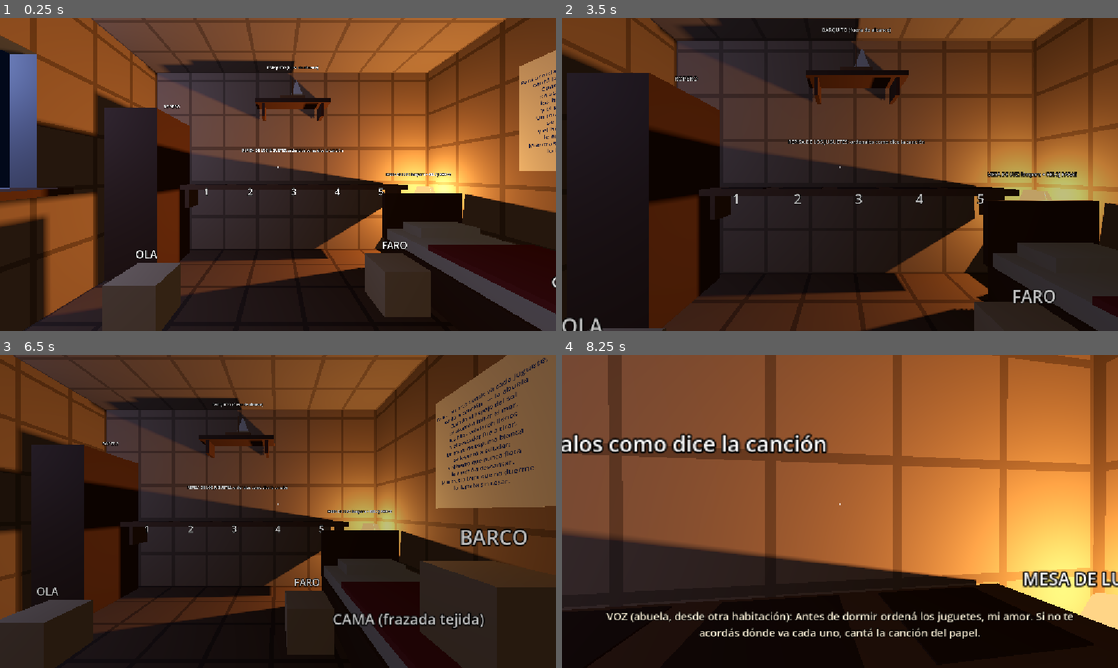
Above: before the commit, frames 1-4 (two rows, left to right).
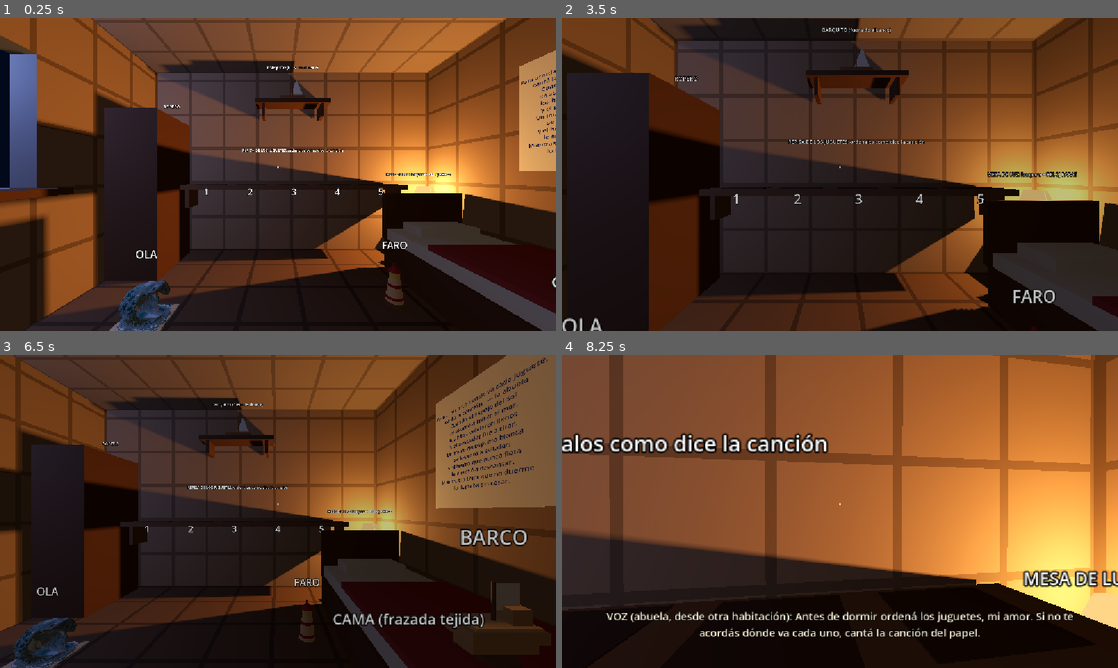
Above: after the commit, the same moments.

Repository: FacuWitt/tp_cved_juego
Game: Godot game, scene res://scenes/memories/m1_habitacion/m1_habitacion.tscn
Same seed, same stepped clock (60 frames per second), same inputs: the game is played once before the commit and once after it.
Inputs (mouse positions are in pixels of both pictures, inside the frame that each line leads up to):
- Up to frame 1 (0.25 s): no input
- Up to frame 2 (3.5 s): tap Enter at 0.5 s; move the mouse to (867, 174) at 0.52 s; hold E (interact) 0.53-1.28 s; hold W (move_forward) from 0.53 s (still down); tap Space (jump) at 0.77, 1.52, 3.02 s; move the mouse to (812, 174) at 1.27 s; click (812, 174) at 1.35 s; tap E (interact) at 1.55, 3.05 s; move the mouse to (851, 168) at 2.02 s; hold E (interact) 2.03-2.78 s; tap F10 (debug_restart_memory) at 2.75 s; move the mouse to (834, 180) at 2.77 s; tap Shift (sprint) at 2.85 s
- Up to frame 3 (6.5 s): move the mouse to (316, 514) at 3.52 s; hold E (interact) 3.53-4.28 s; tap 8 at 3.6 s; tap Space (jump) at 3.77, 4.52, 6.02 s; move the mouse to (233, 508) at 4.27 s; tap 9 at 4.35 s; tap E (interact) at 4.55, 6.05 s; move the mouse to (283, 511) at 5.02 s; hold E (interact) 5.03-5.78 s; tap 0 at 5.1 s; tap F10 (debug_restart_memory) at 5.75 s; move the mouse to (255, 505) at 5.77 s; release W (move_forward) at 5.78 s; hold D (move_right) from 5.78 s (still down); tap 7 at 5.85 s
- Up to frame 4 (8.25 s): move the mouse to (867, 511) at 6.52 s; release D (move_right) at 6.53 s; hold Ctrl 6.53-7.28 s; hold W (move_forward) from 6.53 s (still down); tap Space (jump) at 6.77, 7.52 s; tap E (interact) at 6.8, 7.35 s; move the mouse to (812, 511) at 7.27 s; move the mouse to (851, 505) at 8.02 s; press the mouse at (851, 505) at 8.03 s

The runs differ from the first frame. In frame 1, 4.0% of the frame differs, in the area x 18-78%, y 75-100%; in frame 2, 1.5%; in frame 3, 5.8%, in the area x 0-100%, y 65-100%; in frame 4, 2.9%.

Commit message:
feat(m1): juguetes de madera en el puzzle; la ola y la luna usan modelos glb
Puzzle de la Memoria 1 con las figuras talladas (ancla, barco, faro, luna, ola, red); marea y pescador quedan fuera como distractores. La ola y la luna instancian wave_sculpture.glb y moon_globe.glb procesados para Godot (sin Draco/WebP, decimados a ~100k tris). Incluye CL-034 en CHANGELOG y docs actualizados (FIGURAS_M1, ELEMENTOS_ESCENAS).

Diff:
--- /dev/null
+++ b/scenes/interaction/figures/ancla.tscn
@@ -0,0 +1,96 @@
+[gd_scene load_steps=10 format=3]
+
+[ext_resource type="Script" path="res://scripts/puzzles/puzzle_piece.gd" id="1_e"]
+[ext_resource type="Resource" path="res://config/pickup_settings.tres" id="2_e"]
+
+[sub_resource type="StandardMaterial3D" id="mat_madera"]
+albedo_color = Color(0.78, 0.6, 0.38, 1)
+roughness = 0.85
+
+[sub_resource type="BoxShape3D" id="col_box"]
+size = Vector3(0.36, 0.36, 0.36)
+
+[sub_resource type="CylinderMesh" id="m1"]
+top_radius = 0.012
+bottom_radius = 0.012
+height = 0.26
+radial_segments = 24
+
+[sub_resource type="TorusMesh" id="m2"]
+inner_radius = 0.018
+outer_radius = 0.032
+rings = 32
+ring_segments = 12
+
+[sub_resource type="BoxMesh" id="m3"]
+size = Vector3(0.14, 0.016, 0.016)
+
+[sub_resource type="CylinderMesh" id="m4"]
+top_radius = 0.012
+bottom_radius = 0.012
+height = 0.09
+radial_segments = 24
+
+[sub_resource type="SphereMesh" id="m5"]
+radius = 0.014
+height = 0.028
+radial_segments = 24
+rings = 12
+
+[node name="Ancla" type="RigidBody3D" node_paths=PackedStringArray("visual")]
+script = ExtResource("1_e")
+settings = ExtResource("2_e")
+piece_id = &"ancla"
+label_text = "ANCLA"
+visual = NodePath("Visual")
+
+[node name="Visual" type="Node3D" parent="."]
+
+[node name="Canio" type="MeshInstance3D" parent="Visual"]
+position = Vector3(0, -0.01, 0)
+mesh = SubResource("m1")
+material_override = SubResource("mat_madera")
+
+[node name="Anillo" type="MeshInstance3D" parent="Visual"]
+position = Vector3(0, 0.135, 0)
+rotation_degrees = Vector3(90, 0, 0)
+mesh = SubResource("m2")
+material_override = SubResource("mat_madera")
+
+[node name="Travesano" type="MeshInstance3D" parent="Visual"]
+position = Vector3(0, 0.085, 0)
+mesh = SubResource("m3")
+material_override = SubResource("mat_madera")
+
+[node name="BrazoDer" type="MeshInstance3D" parent="Visual"]
+position = Vector3(0.033, -0.152, 0)
+rotation_degrees = Vector3(0, 0, -70)
+mesh = SubResource("m4")
+material_override = SubResource("mat_madera")
+
+[node name="BrazoIzq" type="MeshInstance3D" parent="Visual"]
+position = Vector3(-0.033, -0.152, 0)
+rotation_degrees = Vector3(0, 0, 70)
+mesh = SubResource("m4")
+material_override = SubResource("mat_madera")
+
+[node name="UnaDer" type="MeshInstance3D" parent="Visual"]
+position = Vector3(0.0658, -0.164, 0)
+mesh = SubResource("m5")
+material_override = SubResource("mat_madera")
+
+[node name="UnaIzq" type="MeshInstance3D" parent="Visual"]
+position = Vector3(-0.0658, -0.164, 0)
+mesh = SubResource("m5")
+material_override = SubResource("mat_madera")
+
+[node name="CollisionShape3D" type="CollisionShape3D" parent="."]
+shape = SubResource("col_box")
+
+[node name="Label3D" type="Label3D" parent="."]
+position = Vector3(0, 0.32, 0)
+pixel_size = 0.003
+text = "ANCLA"
+font_size = 28
+billboard = 1
+outline_size = 6
--- /dev/null
+++ b/scenes/interaction/figures/barco.tscn
@@ -0,0 +1,105 @@
+[gd_scene load_steps=15 format=3]
+
+[ext_resource type="Script" path="res://scripts/puzzles/puzzle_piece.gd" id="1_e"]
+[ext_resource type="Resource" path="res://config/pickup_settings.tres" id="2_e"]
+
+[sub_resource type="StandardMaterial3D" id="mat_madera"]
+albedo_color = Color(0.78, 0.6, 0.38, 1)
+roughness = 0.85
+
+[sub_resource type="StandardMaterial3D" id="mat_madera_oscura"]
+albedo_color = Color(0.46, 0.31, 0.19, 1)
+roughness = 0.85
+
+[sub_resource type="StandardMaterial3D" id="mat_madera_clara"]
+albedo_color = Color(0.87, 0.72, 0.51, 1)
+roughness = 0.85
+
+[sub_resource type="StandardMaterial3D" id="mat_blanco"]
+albedo_color = Color(0.93, 0.91, 0.85, 1)
+roughness = 0.7
+
+[sub_resource type="BoxShape3D" id="col_box"]
+size = Vector3(0.36, 0.36, 0.36)
+
+[sub_resource type="CylinderMesh" id="m1"]
+top_radius = 0.075
+bottom_radius = 0.075
+height = 0.02
+radial_segments = 24
+
+[sub_resource type="BoxMesh" id="m2"]
+size = Vector3(0.26, 0.05, 0.09)
+
+[sub_resource type="BoxMesh" id="m3"]
+size = Vector3(0.3, 0.05, 0.13)
+
+[sub_resource type="BoxMesh" id="m4"]
+size = Vector3(0.26, 0.014, 0.12)
+
+[sub_resource type="BoxMesh" id="m5"]
+size = Vector3(0.08, 0.06, 0.08)
+
+[sub_resource type="CylinderMesh" id="m6"]
+top_radius = 0.007
+bottom_radius = 0.007
+height = 0.16
+radial_segments = 24
+
+[sub_resource type="BoxMesh" id="m7"]
+size = Vector3(0.1, 0.11, 0.006)
+
+[node name="Barco" type="RigidBody3D" node_paths=PackedStringArray("visual")]
+script = ExtResource("1_e")
+settings = ExtResource("2_e")
+piece_id = &"barco"
+label_text = "BARCO"
+visual = NodePath("Visual")
+
+[node name="Visual" type="Node3D" parent="."]
+
+[node name="Base" type="MeshInstance3D" parent="Visual"]
+position = Vector3(0, -0.17, 0)
+mesh = SubResource("m1")
+material_override = SubResource("mat_madera_oscura")
+
+[node name="CascoBajo" type="MeshInstance3D" parent="Visual"]
+position = Vector3(0, -0.115, 0)
+mesh = SubResource("m2")
+material_override = SubResource("mat_madera")
+
+[node name="CascoAlto" type="MeshInstance3D" parent="Visual"]
+position = Vector3(0, -0.065, 0)
+mesh = SubResource("m3")
+material_override = SubResource("mat_madera")
+
+[node name="Cubierta" type="MeshInstance3D" parent="Visual"]
+position = Vector3(0, -0.033, 0)
+mesh = SubResource("m4")
+material_override = SubResource("mat_madera_clara")
+
+[node name="Cabina" type="MeshInstance3D" parent="Visual"]
+position = Vector3(0.075, 0.005, 0)
+mesh = SubResource("m5")
+material_override = SubResource("mat_madera")
+
+[node name="Mastil" type="MeshInstance3D" parent="Visual"]
+position = Vector3(0, 0.055, 0)
+mesh = SubResource("m6")
+material_override = SubResource("mat_madera_oscura")
+
+[node name="Vela" type="MeshInstance3D" parent="Visual"]
+position = Vector3(0.055, 0.075, 0)
+mesh = SubResource("m7")
+material_override = SubResource("mat_blanco")
+
+[node name="CollisionShape3D" type="CollisionShape3D" parent="."]
+shape = SubResource("col_box")
+
+[node name="Label3D" type="Label3D" parent="."]
+position = Vector3(0, 0.32, 0)
+pixel_size = 0.003
+text = "BARCO"
+font_size = 28
+billboard = 1
+outline_size = 6
--- /dev/null
+++ b/scenes/interaction/figures/faro.tscn
@@ -0,0 +1,120 @@
+[gd_scene load_steps=15 format=3]
+
+[ext_resource type="Script" path="res://scripts/puzzles/puzzle_piece.gd" id="1_e"]
+[ext_resource type="Resource" path="res://config/pickup_settings.tres" id="2_e"]
+
+[sub_resource type="StandardMaterial3D" id="mat_madera_oscura"]
+albedo_color = Color(0.46, 0.31, 0.19, 1)
+roughness = 0.85
+
+[sub_resource type="StandardMaterial3D" id="mat_madera_clara"]
+albedo_color = Color(0.87, 0.72, 0.51, 1)
+roughness = 0.85
+
+[sub_resource type="StandardMaterial3D" id="mat_rojo"]
+albedo_color = Color(0.63, 0.17, 0.15, 1)
+roughness = 0.7
+
+[sub_resource type="StandardMaterial3D" id="mat_amarillo"]
+albedo_color = Color(0.88, 0.72, 0.3, 1)
+roughness = 0.7
+
+[sub_resource type="BoxShape3D" id="col_box"]
+size = Vector3(0.36, 0.36, 0.36)
+
+[sub_resource type="CylinderMesh" id="m1"]
+top_radius = 0.085
+bottom_radius = 0.085
+height = 0.02
+radial_segments = 24
+
+[sub_resource type="CylinderMesh" id="m2"]
+top_radius = 0.042
+bottom_radius = 0.07
+height = 0.2
+radial_segments = 24
+
+[sub_resource type="CylinderMesh" id="m3"]
+top_radius = 0.0665
+bottom_radius = 0.0665
+height = 0.03
+radial_segments = 24
+
+[sub_resource type="CylinderMesh" id="m4"]
+top_radius = 0.0525
+bottom_radius = 0.0525
+height = 0.03
+radial_segments = 24
+
+[sub_resource type="CylinderMesh" id="m5"]
+top_radius = 0.042
+bottom_radius = 0.042
+height = 0.05
+radial_segments = 24
+
+[sub_resource type="CylinderMesh" id="m6"]
+top_radius = 0
+bottom_radius = 0.055
+height = 0.055
+radial_segments = 24
+
+[sub_resource type="SphereMesh" id="m7"]
+radius = 0.012
+height = 0.024
+radial_segments = 24
+rings = 12
+
+[node name="Faro" type="RigidBody3D" node_paths=PackedStringArray("visual")]
+script = ExtResource("1_e")
+settings = ExtResource("2_e")
+piece_id = &"faro"
+label_text = "FARO"
+visual = NodePath("Visual")
+
+[node name="Visual" type="Node3D" parent="."]
+
+[node name="Base" type="MeshInstance3D" parent="Visual"]
+position = Vector3(0, -0.17, 0)
+mesh = SubResource("m1")
+material_override = SubResource("mat_madera_oscura")
+
+[node name="Torre" type="MeshInstance3D" parent="Visual"]
+position = Vector3(0, -0.05, 0)
+mesh = SubResource("m2")
+material_override = SubResource("mat_madera_clara")
+
+[node name="Franja1" type="MeshInstance3D" parent="Visual"]
+position = Vector3(0, -0.12, 0)
+mesh = SubResource("m3")
+material_override = SubResource("mat_rojo")
+
+[node name="Franja2" type="MeshInstance3D" parent="Visual"]
+position = Vector3(0, -0.02, 0)
+mesh = SubResource("m4")
+material_override = SubResource("mat_rojo")
+
+[node name="Linterna" type="MeshInstance3D" parent="Visual"]
+position = Vector3(0, 0.075, 0)
+mesh = SubResource("m5")
+material_override = SubResource("mat_amarillo")
+
+[node name="Techo" type="MeshInstance3D" parent="Visual"]
+position = Vector3(0, 0.1275, 0)
+mesh = SubResource("m6")
+material_override = SubResource("mat_rojo")
+
+[node name="Remate" type="MeshInstance3D" parent="Visual"]
+position = Vector3(0, 0.158, 0)
+mesh = SubResource("m7")
+material_override = SubResource("mat_rojo")
+
+[node name="CollisionShape3D" type="CollisionShape3D" parent="."]
+shape = SubResource("col_box")
+
+[node name="Label3D" type="Label3D" parent="."]
+position = Vector3(0, 0.32, 0)
+pixel_size = 0.003
+text = "FARO"
+font_size = 28
+billboard = 1
+outline_size = 6
--- /dev/null
+++ b/scenes/interaction/figures/luna.tscn
@@ -0,0 +1,32 @@
+[gd_scene load_steps=4 format=3]
+
+[ext_resource type="Script" path="res://scripts/puzzles/puzzle_piece.gd" id="1_e"]
+[ext_resource type="Resource" path="res://config/pickup_settings.tres" id="2_e"]
+[ext_resource type="PackedScene" path="res://assets/models/m1_figuras/moon_globe.glb" id="3_model"]
+
+[sub_resource type="BoxShape3D" id="col_box"]
+size = Vector3(0.36, 0.36, 0.36)
+
+[node name="Luna" type="RigidBody3D" node_paths=PackedStringArray("visual")]
+script = ExtResource("1_e")
+settings = ExtResource("2_e")
+piece_id = &"luna"
+label_text = "LUNA"
+visual = NodePath("Visual")
+
+[node name="Visual" type="Node3D" parent="."]
+
+[node name="Modelo" parent="Visual" instance=ExtResource("3_model")]
+position = Vector3(0, 0.180422, 0)
+scale = Vector3(0.008297, 0.008297, 0.008297)
+
+[node name="CollisionShape3D" type="CollisionShape3D" parent="."]
+shape = SubResource("col_box")
+
+[node name="Label3D" type="Label3D" parent="."]
+position = Vector3(0, 0.32, 0)
+pixel_size = 0.003
+text = "LUNA"
+font_size = 28
+billboard = 1
+outline_size = 6
--- /dev/null
+++ b/scenes/interaction/figures/ola.tscn
@@ -0,0 +1,32 @@
+[gd_scene load_steps=4 format=3]
+
+[ext_resource type="Script" path="res://scripts/puzzles/puzzle_piece.gd" id="1_e"]
+[ext_resource type="Resource" path="res://config/pickup_settings.tres" id="2_e"]
+[ext_resource type="PackedScene" path="res://assets/models/m1_figuras/wave_sculpture.glb" id="3_model"]
+
+[sub_resource type="BoxShape3D" id="col_box"]
+size = Vector3(0.36, 0.36, 0.36)
+
+[node name="Ola" type="RigidBody3D" node_paths=PackedStringArray("visual")]
+script = ExtResource("1_e")
+settings = ExtResource("2_e")
+piece_id = &"ola"
+label_text = "OLA"
+visual = NodePath("Visual")
+
+[node name="Visual" type="Node3D" parent="."]
+
+[node name="Modelo" parent="Visual" instance=ExtResource("3_model")]
+position = Vector3(0, -0.037394, 0)
+scale = Vector3(0.181208, 0.181208, 0.181208)
+
+[node name="CollisionShape3D" type="CollisionShape3D" parent="."]
+shape = SubResource("col_box")
+
+[node name="Label3D" type="Label3D" parent="."]
+position = Vector3(0, 0.32, 0)
+pixel_size = 0.003
+text = "OLA"
+font_size = 28
+billboard = 1
+outline_size = 6
--- /dev/null
+++ b/scenes/interaction/figures/red.tscn
@@ -0,0 +1,108 @@
+[gd_scene load_steps=10 format=3]
+
+[ext_resource type="Script" path="res://scripts/puzzles/puzzle_piece.gd" id="1_e"]
+[ext_resource type="Resource" path="res://config/pickup_settings.tres" id="2_e"]
+
+[sub_resource type="StandardMaterial3D" id="mat_madera"]
+albedo_color = Color(0.78, 0.6, 0.38, 1)
+roughness = 0.85
+
+[sub_resource type="StandardMaterial3D" id="mat_madera_oscura"]
+albedo_color = Color(0.46, 0.31, 0.19, 1)
+roughness = 0.85
+
+[sub_resource type="BoxShape3D" id="col_box"]
+size = Vector3(0.36, 0.36, 0.36)
+
+[sub_resource type="CylinderMesh" id="m1"]
+top_radius = 0.05
+bottom_radius = 0.05
+height = 0.02
+radial_segments = 24
+
+[sub_resource type="CylinderMesh" id="m2"]
+top_radius = 0.014
+bottom_radius = 0.014
+height = 0.14
+radial_segments = 24
+
+[sub_resource type="TorusMesh" id="m3"]
+inner_radius = 0.095
+outer_radius = 0.12
+rings = 32
+ring_segments = 12
+
+[sub_resource type="BoxMesh" id="m4"]
+size = Vector3(0.17, 0.004, 0.004)
+
+[node name="Red" type="RigidBody3D" node_paths=PackedStringArray("visual")]
+script = ExtResource("1_e")
+settings = ExtResource("2_e")
+piece_id = &"red"
+label_text = "RED"
+visual = NodePath("Visual")
+
+[node name="Visual" type="Node3D" parent="."]
+
+[node name="Base" type="MeshInstance3D" parent="Visual"]
+position = Vector3(0, -0.17, 0)
+mesh = SubResource("m1")
+material_override = SubResource("mat_madera_oscura")
+
+[node name="Mango" type="MeshInstance3D" parent="Visual"]
+position = Vector3(0, -0.09, 0)
+mesh = SubResource("m2")
+material_override = SubResource("mat_madera")
+
+[node name="Aro" type="MeshInstance3D" parent="Visual"]
+position = Vector3(0, 0.04, 0)
+rotation_degrees = Vector3(90, 0, 0)
+mesh = SubResource("m3")
+material_override = SubResource("mat_madera")
+
+[node name="HiloA1" type="MeshInstance3D" parent="Visual"]
+position = Vector3(0.0198, 0.0202, 0)
+rotation_degrees = Vector3(0, 0, 45)
+mesh = SubResource("m4")
+material_override = SubResource("mat_madera_oscura")
+
+[node name="HiloB1" type="MeshInstance3D" parent="Visual"]
+position = Vector3(0.0198, 0.0598, 0)
+rotation_degrees = Vector3(0, 0, -45)
+mesh = SubResource("m4")
+material_override = SubResource("mat_madera_oscura")
+
+[node name="HiloA2" type="MeshInstance3D" parent="Visual"]
+position = Vector3(0, 0.04, 0)
+rotation_degrees = Vector3(0, 0, 45)
+mesh = SubResource("m4")
+material_override = SubResource("mat_madera_oscura")
+
+[node name="HiloB2" type="MeshInstance3D" parent="Visual"]
+position = Vector3(0, 0.04, 0)
+rotation_degrees = Vector3(0, 0, -45)
+mesh = SubResource("m4")
+material_override = SubResource("mat_madera_oscura")
+
+[node name="HiloA3" type="MeshInstance3D" parent="Visual"]
+position = Vector3(-0.0198, 0.0598, 0)
+rotation_degrees = Vector3(0, 0, 45)
+mesh = SubResource("m4")
+material_override = SubResource("mat_madera_oscura")
+
+[node name="HiloB3" type="MeshInstance3D" parent="Visual"]
+position = Vector3(-0.0198, 0.0202, 0)
+rotation_degrees = Vector3(0, 0, -45)
+mesh = SubResource("m4")
+material_override = SubResource("mat_madera_oscura")
+
+[node name="CollisionShape3D" type="CollisionShape3D" parent="."]
+shape = SubResource("col_box")
+
+[node name="Label3D" type="Label3D" parent="."]
+position = Vector3(0, 0.32, 0)
+pixel_size = 0.003
+text = "RED"
+font_size = 28
+billboard = 1
+outline_size = 6
--- a/scenes/memories/m1_habitacion/m1_habitacion.tscn
+++ b/scenes/memories/m1_habitacion/m1_habitacion.tscn
@@ -11,13 +11,6 @@
 [ext_resource type="Resource" path="res://config/interaction_prompt_settings.tres" id="9_e"]
 [ext_resource type="Script" uid="uid://bgkai17h72nrl" path="res://scripts/ui/reticle_dot.gd" id="10_e"]
 [ext_resource type="Script" uid="uid://bs67gb2yivlh5" path="res://scripts/ui/subtitle_display.gd" id="11_e"]
-[ext_resource type="Script" path="res://scripts/world/item_gate.gd" id="12_e"]
-
-[sub_resource type="BoxShape3D" id="BoxShape3D_gate_zone"]
-size = Vector3(1, 2, 0.8)
-
-[sub_resource type="BoxShape3D" id="BoxShape3D_gate_barrier"]
-size = Vector3(1, 2.3, 0.1)
 
 [sub_resource type="Environment" id="Environment_12_s"]
 background_mode = 1
@@ -27,14 +20,13 @@
 ambient_light_energy = 0.5
 tonemap_mode = 2
 
-[node name="M1Habitacion" type="Node3D" unique_id=1597620723 node_paths=PackedStringArray("puzzle", "door_hinge", "boat_light", "exit", "exit_gate", "subtitles")]
+[node name="M1Habitacion" type="Node3D" unique_id=1597620723 node_paths=PackedStringArray("puzzle", "door_hinge", "boat_light", "exit", "subtitles")]
 script = ExtResource("1_e")
 settings = ExtResource("2_e")
 puzzle = NodePath("Puzzle/SequencePuzzle")
 door_hinge = NodePath("RoomLayout/DoorHinge")
 boat_light = NodePath("Props/Barquito/BoatLight")
 exit = NodePath("RoomLayout/Exit")
-exit_gate = NodePath("ExitGate")
 subtitles = NodePath("HUD/Subtitles")
 
 [node name="WorldEnvironment" type="WorldEnvironment" parent="." unique_id=2099241482]
@@ -46,21 +38,6 @@
 [node name="Props" parent="." unique_id=85168332 instance=ExtResource("4_e")]
 
 [node name="Puzzle" parent="." unique_id=964792445 instance=ExtResource("5_e")]
-
-[node name="ExitGate" type="Area3D" parent="." node_paths=PackedStringArray("required_item", "barrier")]
-transform = Transform3D(1, 0, 0, 0, 1, 0, 0, 0, 1, 1.3, 1, 1.7)
-script = ExtResource("12_e")
-required_item = NodePath("../Puzzle/Pieces/Barco")
-barrier = NodePath("../ExitBarrier")
-
-[node name="CollisionShape3D" type="CollisionShape3D" parent="ExitGate"]
-shape = SubResource("BoxShape3D_gate_zone")
-
-[node name="ExitBarrier" type="StaticBody3D" parent="."]
-transform = Transform3D(1, 0, 0, 0, 1, 0, 0, 0, 1, 1.3, 1.15, 2.1)
-
-[node name="CollisionShape3D" type="CollisionShape3D" parent="ExitBarrier"]
-shape = SubResource("BoxShape3D_gate_barrier")
 
 [node name="MoonLight" type="OmniLight3D" parent="." unique_id=1558001159]
 transform = Transform3D(1, 0, 0, 0, 1, 0, 0, 0, 1, -2.7, 2.1, 0)
--- a/scenes/memories/m1_habitacion/puzzle.tscn
+++ b/scenes/memories/m1_habitacion/puzzle.tscn
@@ -3,7 +3,12 @@
 [ext_resource type="Script" path="res://scripts/world/placement_slot.gd" id="1_e"]
 [ext_resource type="Script" path="res://scripts/puzzles/sequence_puzzle.gd" id="2_e"]
 [ext_resource type="Resource" path="res://config/memory_1_puzzle.tres" id="3_e"]
-[ext_resource type="PackedScene" path="res://scenes/interaction/puzzle_piece.tscn" id="4_e"]
+[ext_resource type="PackedScene" path="res://scenes/interaction/figures/luna.tscn" id="4_e"]
+[ext_resource type="PackedScene" path="res://scenes/interaction/figures/red.tscn" id="5_e"]
+[ext_resource type="PackedScene" path="res://scenes/interaction/figures/ola.tscn" id="6_e"]
+[ext_resource type="PackedScene" path="res://scenes/interaction/figures/ancla.tscn" id="7_e"]
+[ext_resource type="PackedScene" path="res://scenes/interaction/figures/faro.tscn" id="8_e"]
+[ext_resource type="PackedScene" path="res://scenes/interaction/figures/barco.tscn" id="9_e"]
 
 [sub_resource type="StandardMaterial3D" id="StandardMaterial3D_5_s"]
 albedo_color = Color(0.48, 0.32, 0.2, 1)
@@ -228,30 +233,18 @@
 
 [node name="Luna" parent="Pieces" instance=ExtResource("4_e")]
 position = Vector3(-1.9, 1.19, 0.2)
-piece_id = &"luna"
-label_text = "LUNA"
-
-[node name="Red" parent="Pieces" instance=ExtResource("4_e")]
+
+[node name="Red" parent="Pieces" instance=ExtResource("5_e")]
 position = Vector3(-1.6, 0.59, 1.68)
-piece_id = &"red"
-label_text = "RED"
-
-[node name="Ola" parent="Pieces" instance=ExtResource("4_e")]
+
+[node name="Ola" parent="Pieces" instance=ExtResource("6_e")]
 position = Vector3(-1.2, 0.19, -0.55)
-piece_id = &"ola"
-label_text = "OLA"
-
-[node name="Ancla" parent="Pieces" instance=ExtResource("4_e")]
+
+[node name="Ancla" parent="Pieces" instance=ExtResource("7_e")]
 position = Vector3(-0.7, 0.19, 0.6)
-piece_id = &"ancla"
-label_text = "ANCLA"
-
-[node name="Faro" parent="Pieces" instance=ExtResource("4_e")]
+
+[node name="Faro" parent="Pieces" instance=ExtResource("8_e")]
 position = Vector3(0.8, 0.19, -0.75)
-piece_id = &"faro"
-label_text = "FARO"
-
-[node name="Barco" parent="Pieces" instance=ExtResource("4_e")]
+
+[node name="Barco" parent="Pieces" instance=ExtResource("9_e")]
 position = Vector3(1.45, 0.7, 0.15)
-piece_id = &"barco"
-label_text = "BARCO"
--- a/scripts/config/memory_1_settings.gd
+++ b/scripts/config/memory_1_settings.gd
@@ -27,13 +27,6 @@
 ## Ángulo final de la puerta abierta.
 @export_range(30.0, 170.0, 1.0, "suffix:°") var door_open_angle: float = 100.0
 
-@export_group("Antes de salir")
-## Pensamiento del protagonista cuando intenta irse sin su juguete favorito (el barco).
-## En la etapa 2: su voz de nene, sin eco, como pensamiento en voz alta.
-@export_multiline var gate_line: String = "NENE (pensando): No me puedo ir sin mi juguete favorito."
-## Cuánto tiempo queda en pantalla el pensamiento.
-@export_range(0.5, 10.0, 0.1, "suffix:s") var gate_line_duration: float = 3.5
-
 @export_group("Al equivocarse")
 ## Texto provisorio de la reacción al error (en la etapa 2: golpe grave, crujido, goteo más cerca).
 @export_multiline var failed_line: String = "(Un golpe grave sacude la puerta. El goteo se escucha más cerca.)"
--- a/scripts/memories/memory_1_room.gd
+++ b/scripts/memories/memory_1_room.gd
@@ -11,8 +11,6 @@
 @export var door_hinge: Node3D
 @export var boat_light: OmniLight3D
 @export var exit: MemoryExit
-## Barrera del umbral: no deja irse sin el barco (el juguete favorito).
-@export var exit_gate: ItemGate
 @export var subtitles: SubtitleDisplay
 
 var _door_closed_rotation: float = 0.0
@@ -22,14 +20,13 @@
 	super()
 	assert(settings != null, "Memory1Room: falta asignar un Memory1Settings")
 	assert(puzzle != null and door_hinge != null and boat_light != null, "Memory1Room: faltan referencias en el Inspector")
-	assert(exit != null and exit_gate != null and subtitles != null, "Memory1Room: faltan referencias en el Inspector")
+	assert(exit != null and subtitles != null, "Memory1Room: faltan referencias en el Inspector")
 	_door_closed_rotation = door_hinge.rotation_degrees.y
 	boat_light.light_energy = 0.0
 	exit.enabled = false
 	puzzle.solved.connect(_on_puzzle_solved)
 	puzzle.failed.connect(_on_puzzle_failed)
 	exit.reached.connect(_on_exit_reached)
-	exit_gate.blocked.connect(_on_exit_blocked)
 	_play_intro()
 
 
@@ -53,7 +50,6 @@
 		.set_trans(Tween.TRANS_SINE).set_ease(Tween.EASE_IN_OUT)
 	door.tween_callback(func() -> void:
 		exit.enabled = true
-		exit_gate.arm()
 	)
 
 
@@ -68,11 +64,6 @@
 	shake.tween_property(door_hinge, "rotation_degrees:y", _door_closed_rotation, step)
 
 
-func _on_exit_blocked() -> void:
-	# El jugador intentó irse sin el barco: lo dice el propio protagonista y vuelve a buscarlo.
-	subtitles.show_line(settings.gate_line, settings.gate_line_duration)
-
-
 func _on_exit_reached() -> void:
 	# La memoria la da por completada el propio MemoryExit (ver MemoryExit._on_body_entered).
 	subtitles.show_line(settings.exit_line, 0.0)
Binary file added: assets/models/m1_figuras/moon_globe.glb
Not shown, added: assets/models/m1_figuras/moon_globe.glb.import
Binary file added: assets/models/m1_figuras/moon_globe_0.png
Not shown, added: assets/models/m1_figuras/moon_globe_0.png.import
Binary file added: assets/models/m1_figuras/moon_globe_1.png
Not shown, added: assets/models/m1_figuras/moon_globe_1.png.import
Binary file added: assets/models/m1_figuras/moon_globe_2.png
Not shown, added: assets/models/m1_figuras/moon_globe_2.png.import
Binary file added: assets/models/m1_figuras/moon_globe_3.jpg
Not shown, added: assets/models/m1_figuras/moon_globe_3.jpg.import
Binary file added: assets/models/m1_figuras/moon_globe_4.png
Not shown, added: assets/models/m1_figuras/moon_globe_4.png.import
(and 11 more such lines)
